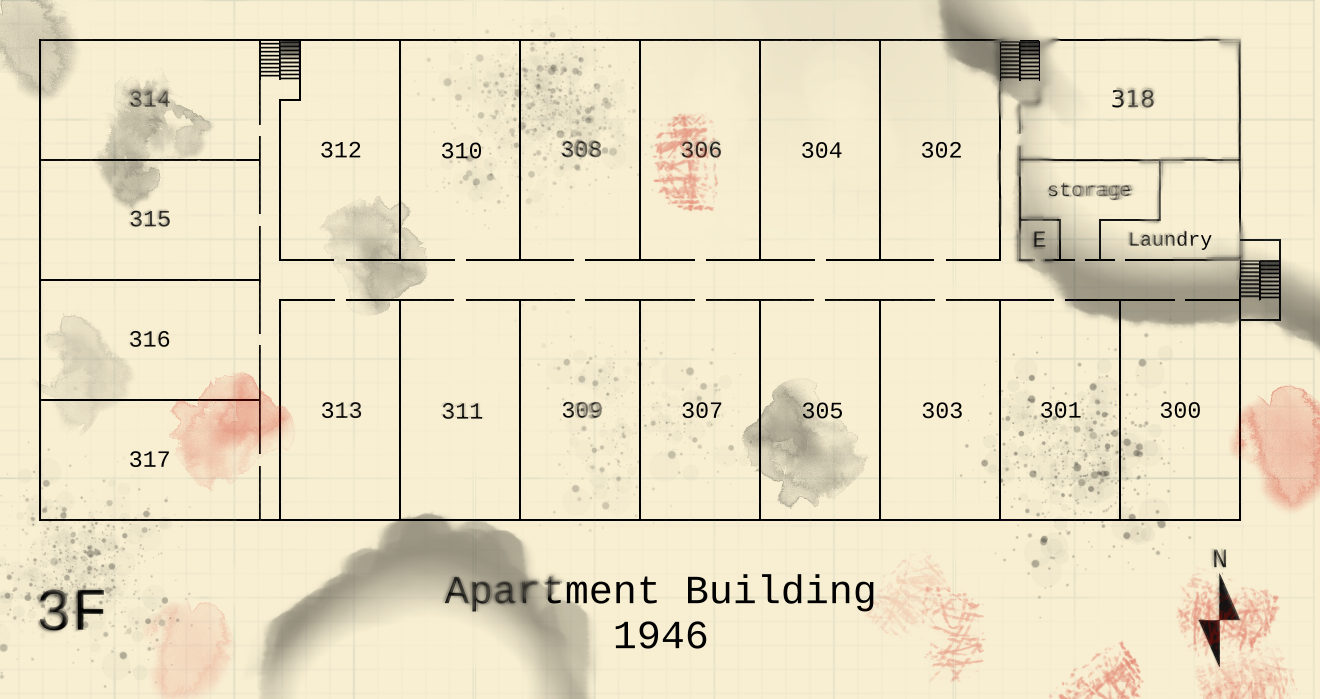
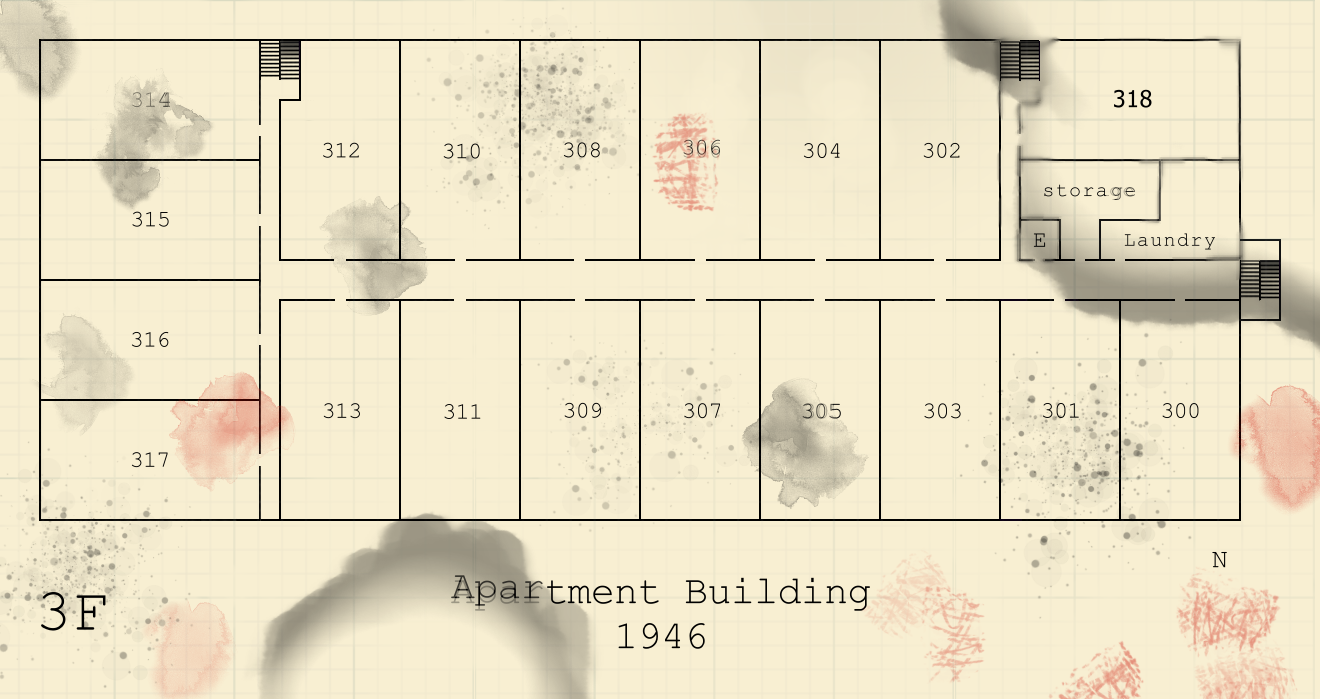
Layered file, before and after one edit (1320x699). Changes by layer:
painted on "Stains" over box(36, 85, 1243, 667)
renamed "Copy of Labels Merged" to "Labels Merged", painted on it over box(36, 85, 1243, 667)
painted on "Stairs" over box(36, 85, 1243, 667)
painted on "Paint Structure" over box(36, 85, 1243, 667)
painted on "Background" over box(36, 85, 1243, 667)
